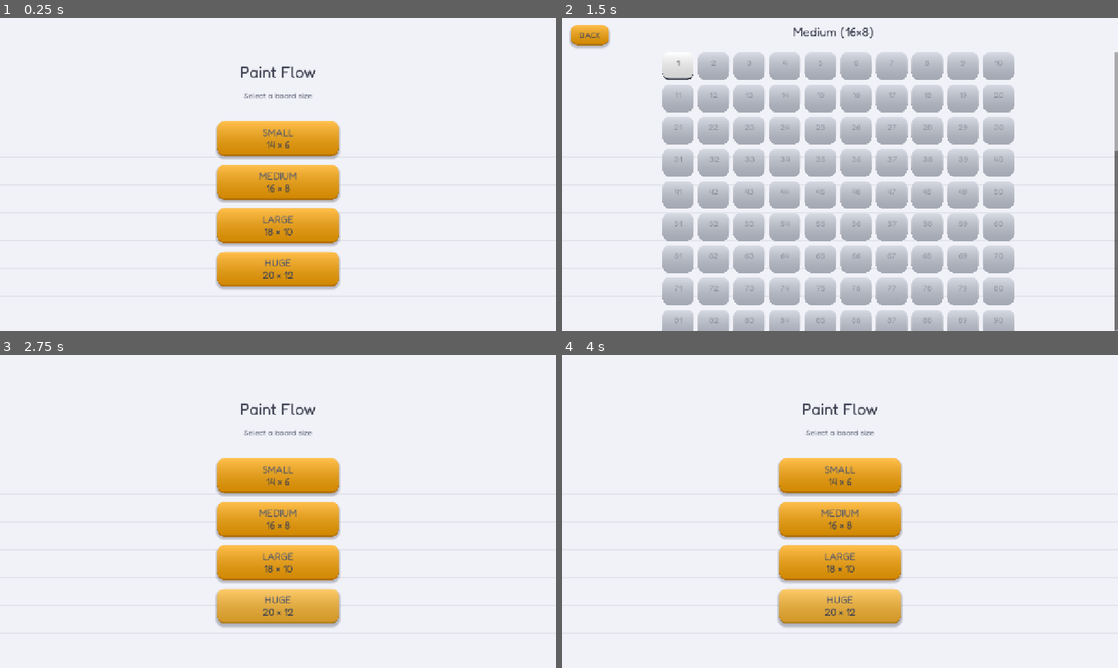
Above: before the commit, frames 1-4 (two rows, left to right).
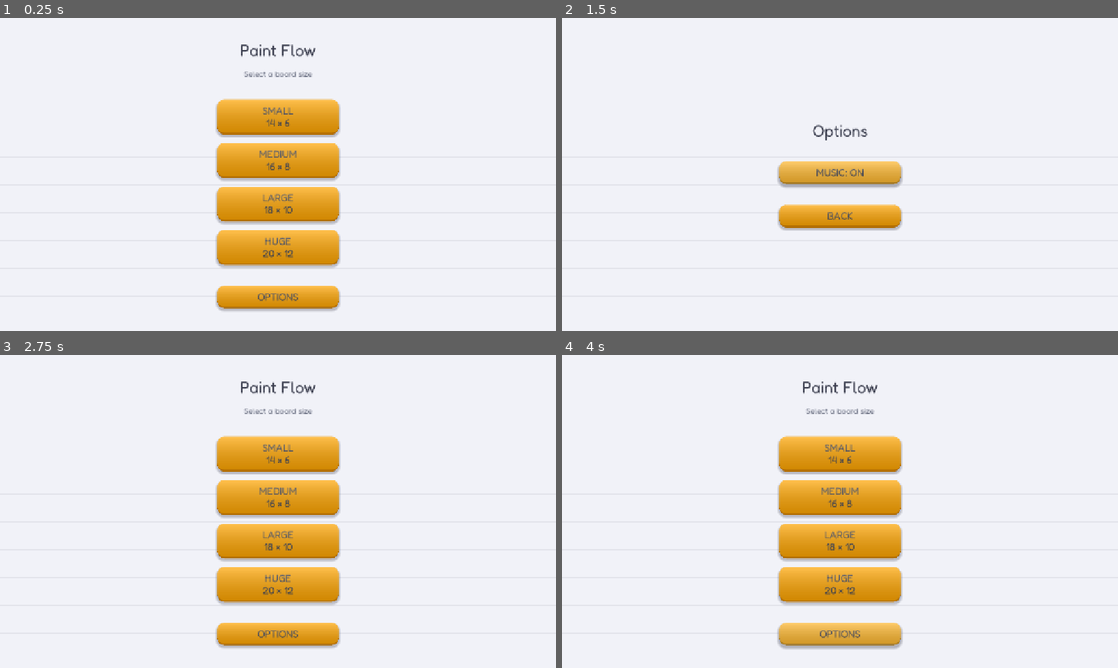
Above: after the commit, the same moments.

Repository: wheelibin/maze-fill
Game: Godot game, scene res://size_select.tscn
The game is run twice, just before and just after one commit, with the same random seed, the same clock (stepped at 60 frames per second) and the same inputs.
Inputs (mouse positions are in pixels of both pictures, inside the frame that each line leads up to):
- Up to frame 1 (0.25 s): no input
- Up to frame 2 (1.5 s): click (840, 296) at 0.5 s, where only the run after the commit has a clickable "OPTIONS"; click (840, 171) at 1.25 s, where only the run after the commit has a clickable "MUSIC: OFF"
- Up to frame 3 (2.75 s): click "BACK" at 2 s
- Up to frame 4 (4 s): click "SMALL 14 × 6" at 2.75 s; click "BACK" at 3.5 s

The runs differ from the first frame. In frame 1, 16% of the frame differs, in the area x 38-62%, y 8-94%; in frame 2, 43%, in the area x 1-100%, y 2-100%; in frame 3, 16%; in frame 4, 16%.

Commit message:
options screen

Diff:
--- a/background_pad.gd
+++ b/background_pad.gd
@@ -38,7 +38,8 @@
 	_timer.timeout.connect(_on_timeout)
 
 	_rebuild_note_streams()
-	_schedule_next()
+	if GameState.get_music_enabled():
+		_schedule_next()
 
 ## Called on level complete: stops scheduling new notes and fades out
 ## whatever's currently sounding, rather than leaving it to ring out on its
@@ -66,8 +67,9 @@
 			_fade_tweens[i] = null
 		_voices[i].stop()
 		_voices[i].volume_db = VOLUME_DB
-	_play_random_note()
-	_schedule_next()
+	if GameState.get_music_enabled():
+		_play_random_note()
+		_schedule_next()
 
 ## Called by main.gd when a level loads, so the pad always harmonizes with
 ## that level's wall-hit notes (see GameState.SCALE_SETS).
--- a/game_state.gd
+++ b/game_state.gd
@@ -95,6 +95,17 @@
 		return
 	file.store_string(JSON.stringify(_save_data))
 
+## Stored in the same save file under a non-numeric key, so it can't collide
+## with the per-level progress entries (keyed by str(global_level)).
+func get_music_enabled() -> bool:
+	_load_save()
+	return _save_data.get("music_enabled", false)
+
+func set_music_enabled(enabled: bool) -> void:
+	_load_save()
+	_save_data["music_enabled"] = enabled
+	_write_save()
+
 func get_progress(global_level: int) -> Dictionary:
 	_load_save()
 	var entry: Dictionary = _save_data.get(str(global_level), {})
--- /dev/null
+++ b/options.gd
@@ -0,0 +1,16 @@
+extends Control
+
+@onready var music_button: Button = $CenterContainer/VBoxContainer/MusicButton
+@onready var back_button: Button = $CenterContainer/VBoxContainer/BackButton
+
+func _ready() -> void:
+	_update_music_button_text()
+	music_button.pressed.connect(_on_music_pressed)
+	back_button.pressed.connect(func(): get_tree().change_scene_to_file("res://size_select.tscn"))
+
+func _on_music_pressed() -> void:
+	GameState.set_music_enabled(not GameState.get_music_enabled())
+	_update_music_button_text()
+
+func _update_music_button_text() -> void:
+	music_button.text = "MUSIC: ON" if GameState.get_music_enabled() else "MUSIC: OFF"
--- /dev/null
+++ b/options.tscn
@@ -0,0 +1,62 @@
+[gd_scene format=3]
+
+[ext_resource type="Script" path="res://options.gd" id="1_options"]
+[ext_resource type="Script" path="res://grid_lines.gd" id="2_gridlines"]
+[ext_resource type="PackedScene" path="res://button_sheen.tscn" id="3_sheen"]
+
+[sub_resource type="StyleBoxFlat" id="Background"]
+bg_color = Color(0.945, 0.949, 0.973, 1)
+
+[node name="Options" type="Control"]
+anchor_right = 1.0
+anchor_bottom = 1.0
+script = ExtResource("1_options")
+
+[node name="Background" type="Panel" parent="."]
+anchor_right = 1.0
+anchor_bottom = 1.0
+theme_override_styles/panel = SubResource("Background")
+
+[node name="GridLines" type="Control" parent="."]
+anchor_right = 1.0
+anchor_bottom = 1.0
+script = ExtResource("2_gridlines")
+
+[node name="CenterContainer" type="CenterContainer" parent="."]
+anchor_right = 1.0
+anchor_bottom = 1.0
+
+[node name="VBoxContainer" type="VBoxContainer" parent="CenterContainer"]
+layout_mode = 2
+theme_override_constants/separation = 20
+
+[node name="TitleLabel" type="Label" parent="CenterContainer/VBoxContainer"]
+layout_mode = 2
+theme_override_font_sizes/font_size = 36
+theme_override_colors/font_color = Color(0.235, 0.247, 0.31, 1)
+horizontal_alignment = 1
+text = "Options"
+
+[node name="Spacer" type="Control" parent="CenterContainer/VBoxContainer"]
+custom_minimum_size = Vector2(0, 8)
+layout_mode = 2
+
+[node name="MusicButton" type="Button" parent="CenterContainer/VBoxContainer"]
+custom_minimum_size = Vector2(280, 0)
+layout_mode = 2
+theme_override_font_sizes/font_size = 22
+text = "MUSIC: OFF"
+
+[node name="Sheen" parent="CenterContainer/VBoxContainer/MusicButton" instance=ExtResource("3_sheen")]
+
+[node name="Spacer2" type="Control" parent="CenterContainer/VBoxContainer"]
+custom_minimum_size = Vector2(0, 8)
+layout_mode = 2
+
+[node name="BackButton" type="Button" parent="CenterContainer/VBoxContainer"]
+custom_minimum_size = Vector2(280, 0)
+layout_mode = 2
+theme_override_font_sizes/font_size = 22
+text = "BACK"
+
+[node name="Sheen" parent="CenterContainer/VBoxContainer/BackButton" instance=ExtResource("3_sheen")]
--- a/size_select.gd
+++ b/size_select.gd
@@ -6,10 +6,12 @@
 	$CenterContainer/VBoxContainer/LargeButton,
 	$CenterContainer/VBoxContainer/HugeButton,
 ]
+@onready var options_button: Button = $CenterContainer/VBoxContainer/OptionsButton
 
 func _ready() -> void:
 	for i in buttons.size():
 		buttons[i].pressed.connect(_on_pressed.bind(i))
+	options_button.pressed.connect(func(): get_tree().change_scene_to_file("res://options.tscn"))
 
 func _on_pressed(tier_index: int) -> void:
 	GameState.selected_size_index = tier_index
--- a/size_select.tscn
+++ b/size_select.tscn
@@ -83,3 +83,15 @@
 20 × 12"
 
 [node name="Sheen" parent="CenterContainer/VBoxContainer/HugeButton" instance=ExtResource("3_sheen")]
+
+[node name="Spacer2" type="Control" parent="CenterContainer/VBoxContainer"]
+custom_minimum_size = Vector2(0, 8)
+layout_mode = 2
+
+[node name="OptionsButton" type="Button" parent="CenterContainer/VBoxContainer"]
+custom_minimum_size = Vector2(280, 0)
+layout_mode = 2
+theme_override_font_sizes/font_size = 22
+text = "OPTIONS"
+
+[node name="Sheen" parent="CenterContainer/VBoxContainer/OptionsButton" instance=ExtResource("3_sheen")]
Not shown, added: options.gd.uid
